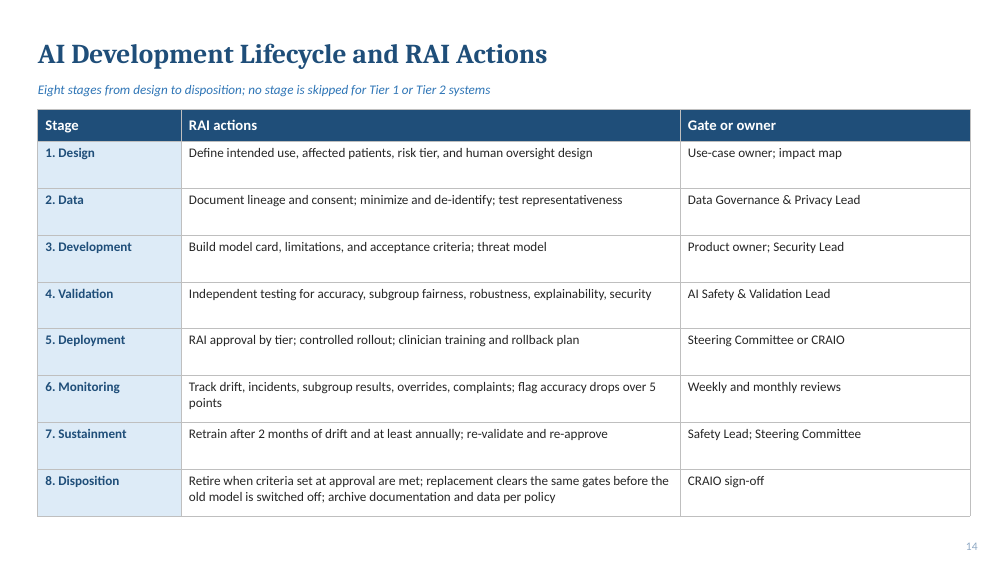
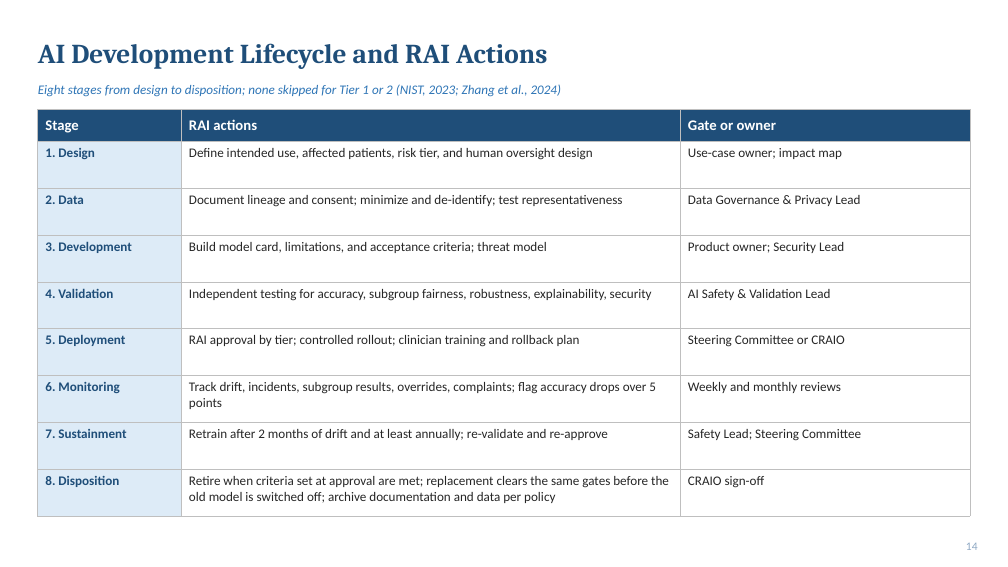
Before and after one commit to arshi-khan1203/arshi-khan1203.github.io, a slide deck: slide 14 of decks/6.5_Final_RAI_Framework.pptx. Drawn at 1008x567 pixels with LibreOffice and Linux fonts; fonts in the diff are those of the drawing. Boxes give left, top, right and bottom in pixels: in the first picture for what was removed or moved away, otherwise in the second. Text is boxed around its words. In the diff, an @@ line names an element or a change of style, - is before the commit and + after.

```diff
--- a/decks/6.5_Final_RAI_Framework.pptx
+++ b/decks/6.5_Final_RAI_Framework.pptx
@@ text at (x1=38, y1=84, x2=562, y2=97): text changed @@
-Eight stages from design to disposition; no stage is skipped for Tier 1 or Tier 2 systems
+Eight stages from design to disposition; none skipped for Tier 1 or 2 (NIST, 2023; Zhang et al., 2024)
```
Also in this commit, not shown: 18 other slides changed, 1 other file.
